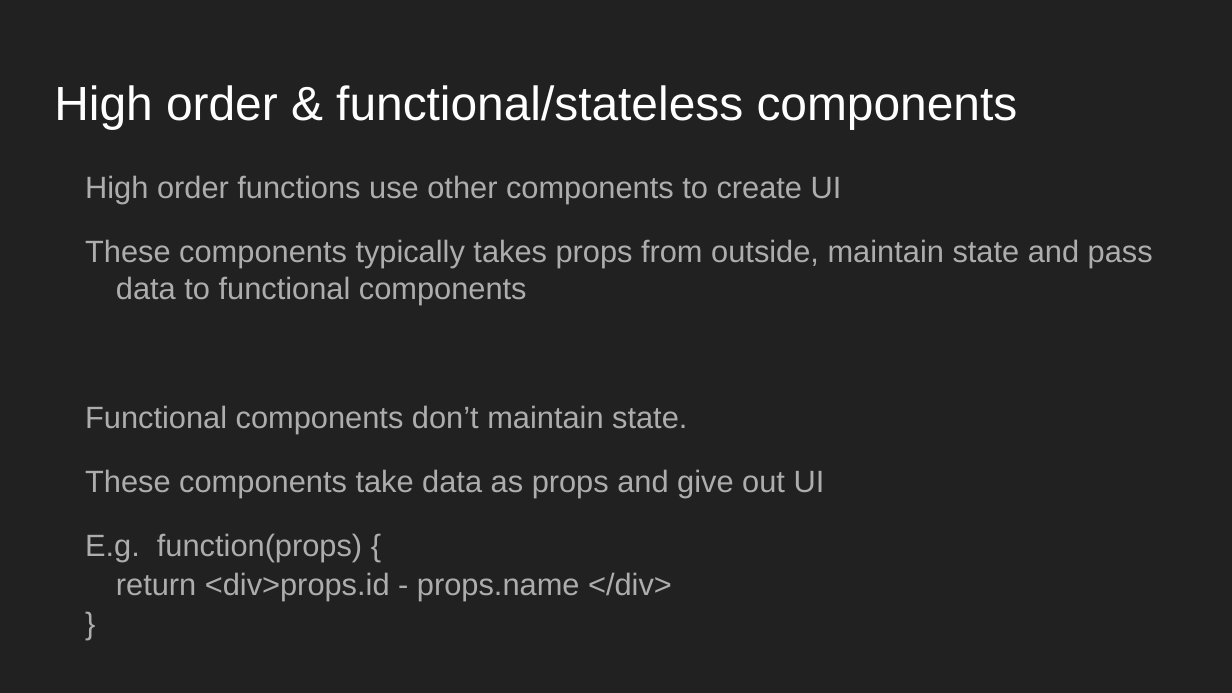
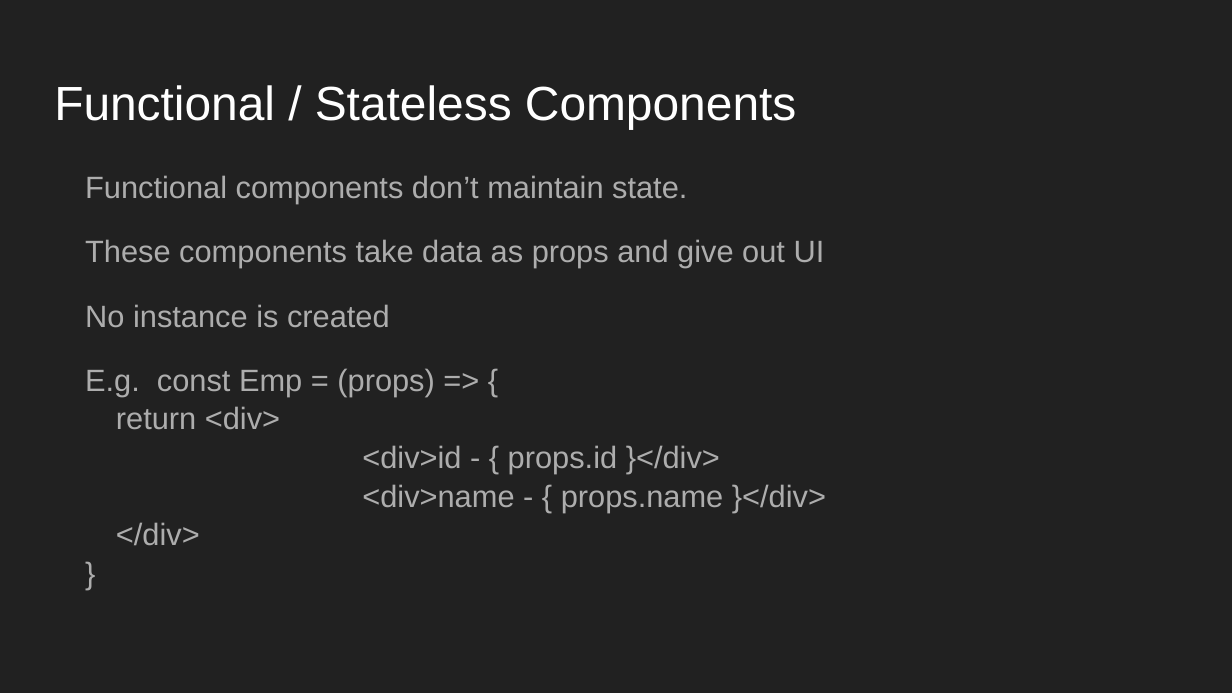
Before and after one commit to Abhay-Joshi-Git/react-redux-sessions-DatafactZ, a slide deck: slide 39 of react-redux.odp (slide 37 before the commit). Drawn at 1232x693 pixels with LibreOffice and Linux fonts; fonts in the diff are those of the drawing. Boxes give left, top, right and bottom in pixels: in the first picture for what was removed or moved away, otherwise in the second. Text is boxed around its words. In the diff, an @@ line names an element or a change of style, - is before the commit and + after.

Commit message:
changed slides odp file

```diff
--- a/react-redux.odp
+++ b/react-redux.odp
@@ title at bbox=[54, 85, 796, 129]: text changed @@
-High order & functional/stateless components
+Functional / Stateless Components
@@ text at bbox=[85, 175, 1153, 305]: paragraphs removed @@
-High order functions use other components to create UI
-These components typically takes props from outside, maintain state and pass data to functional components
@@ text at bbox=[85, 304, 826, 546]: text changed @@
-E.g. function(props) {
-return <div>props.id - props.name </div>
+No instance is created
+E.g. const Emp = (props) => {
+return <div>
+<div>id - { props.id }</div>
+<div>name - { props.name }</div>
+</div>
```
Also in this commit, not shown: 8 slides added.
